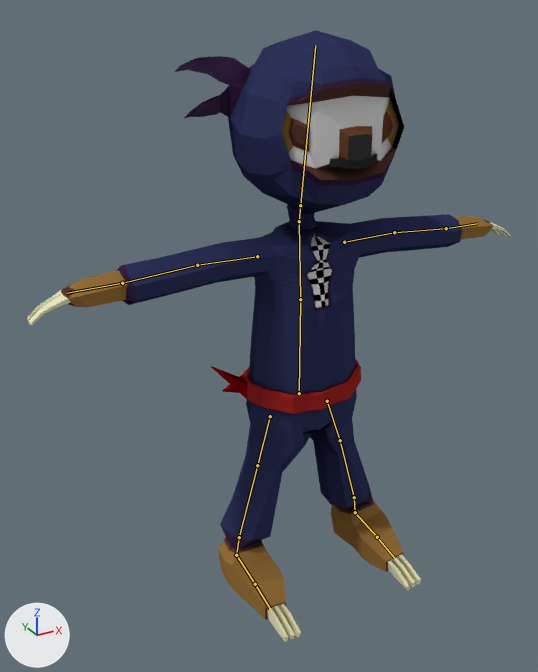
An edit to the Blender file Shuriken Sloth/Assets/Asset Gambar/Char Ninja Sloth + Animation + Coloring/Char_Utama__Animation 1.blend, drawn before and after from the same camera.
Before and after are seen from a camera (50 mm lens) standing at (-4.33, -3.31, 6.83) and looking at (-0.44, 3.76, 3.3). Every picture has the same lights, and +X, +Y and +Z are marked at lower left. The bones that bend it are drawn over the model as lines.
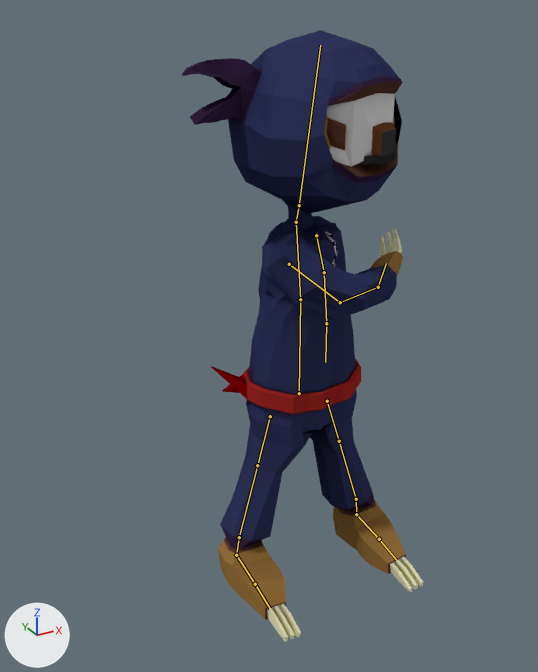
The newer file adds an action. The first version stands in its rest pose; the second is drawn at frame 1 of the action 'IdleAtk'.

Changed parts and their boxes [x1, y1, x2, y2] in the pictures (538 x 672 px):
'Cylinder', posed (50% narrower): before [27, 30, 511, 641]; after [182, 30, 423, 641]
bone 'Chest', root to tip: before (300, 299) to (299, 221); after (300, 299) to (296, 222)
bone 'Head', root to tip: before (300, 205) to (315, 45); after (299, 205) to (320, 45)
bone 'Upper Arm.L', root to tip: before (344, 242) to (394, 232); after (316, 235) to (324, 272)
bone 'Lower Arm.L', root to tip: before (394, 232) to (446, 228); after (324, 272) to (326, 323)
bone 'Hand.L', root to tip: before (446, 228) to (477, 223); after (326, 323) to (325, 362)
bone 'Upper Arm.L.001', root to tip: before (257, 256) to (197, 265); after (289, 264) to (340, 302)
bone 'Lower Arm.L.001', root to tip: before (197, 265) to (122, 283); after (340, 302) to (378, 287)
bone 'Hand.L.001', root to tip: before (122, 283) to (66, 293); after (378, 287) to (386, 263)

The change in detail:
Bone 'Chest' (bone_chest) turns from (0, 0, 0) to (1, 43, 4) degrees about its own x, y and z.
Bone 'Head' (bone_head) turns from (0, 0, 0) to (0, -20, -3) degrees about its own x, y and z.
Bone 'Upper Arm.L' (bone_upper_arm_l) turns from (0, 0, 0) to (-58, 0, 0) degrees about its own x, y and z.
Bone 'Lower Arm.L' (bone_lower_arm_l) turns from (0, 0, 0) to (-13, 0, -1) degrees about its own x, y and z.
Bone 'Hand.L' (bone_hand_l) turns from (0, 0, 0) to (-20, 0, -4) degrees about its own x, y and z.
Bone 'Upper Arm.L.001' (bone_upper_arm_l_001) turns from (0, 0, 0) to (-17, 41, -82) degrees about its own x, y and z.
Bone 'Lower Arm.L.001' (bone_lower_arm_l_001) turns from (0, 0, 0) to (84, 32, -2) degrees about its own x, y and z.
Bone 'Hand.L.001' (bone_hand_l_001) turns from (0, 0, 0) to (-19, 5, -22) degrees about its own x, y and z.
Bone 'Leg Control.L' (bone_leg_control_l) moves from (0.0, 0.0, 0.0) to (0.0, 0.05, 0.0).
